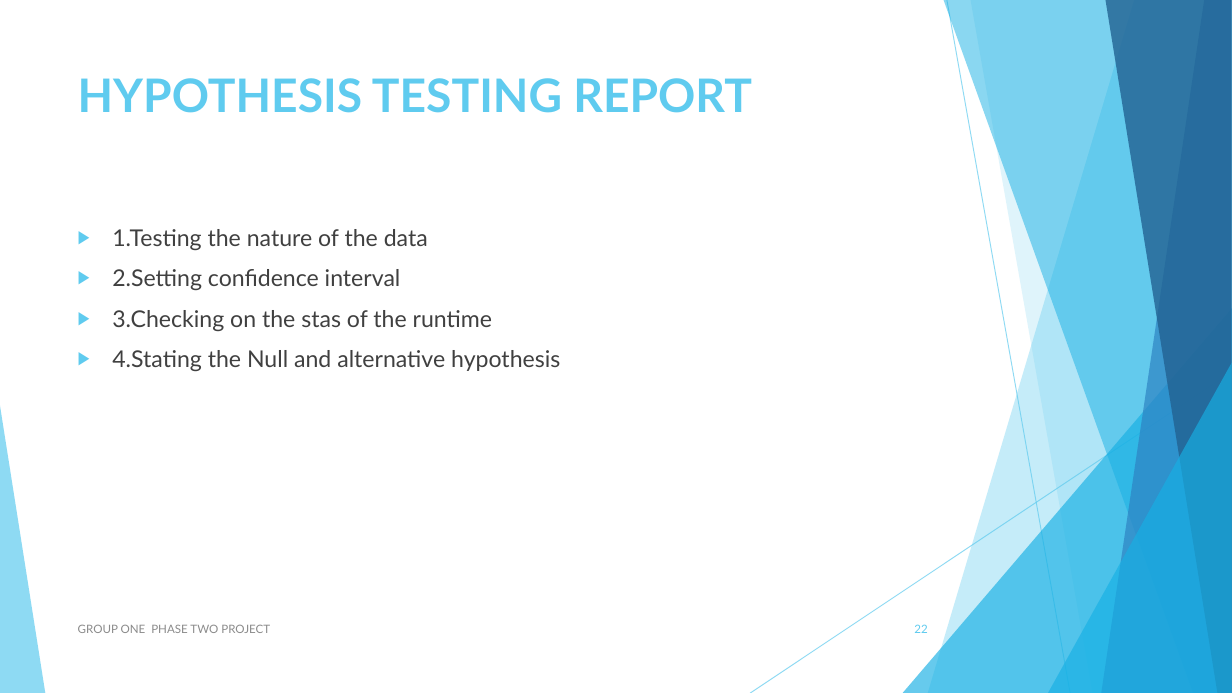
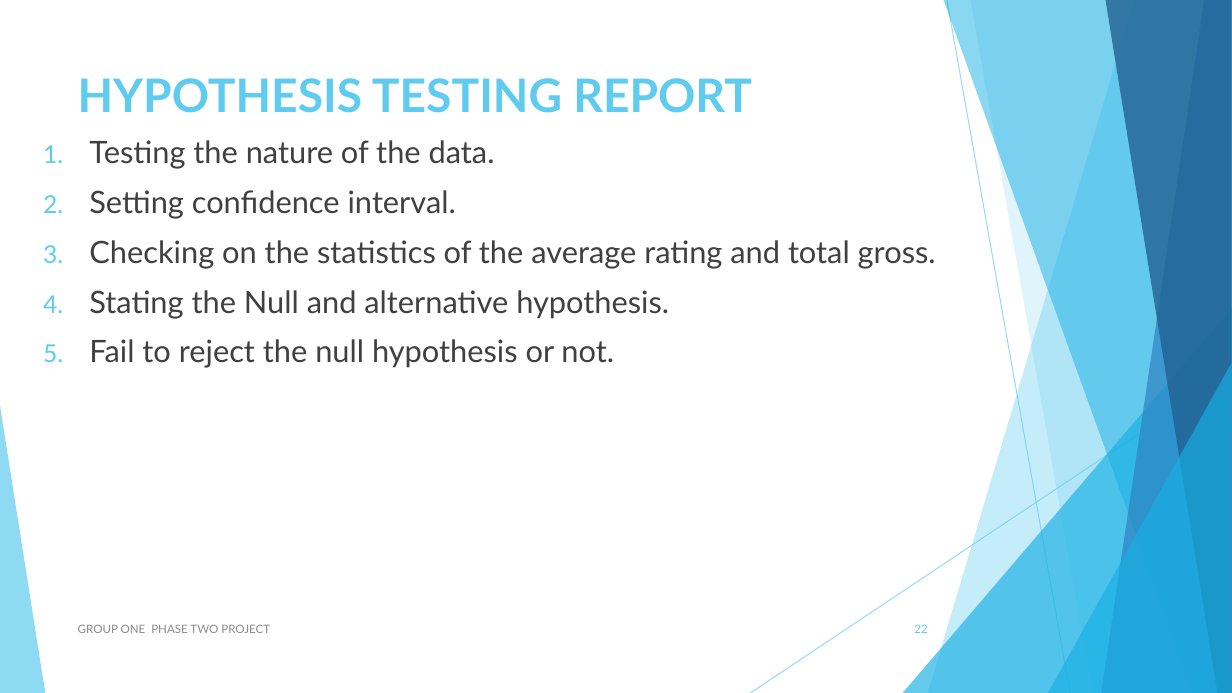
Before and after one commit to Sego-Mich/group_one_phase_two_project, a slide deck: slide 22 of PHASE TWO NON _TECH.pptx. Drawn at 1232x693 pixels with LibreOffice and Linux fonts; fonts in the diff are those of the drawing. Boxes give left, top, right and bottom in pixels: in the first picture for what was removed or moved away, otherwise in the second. Text is boxed around its words. In the diff, an @@ line names an element or a change of style, - is before the commit and + after.

```diff
--- a/PHASE TWO NON _TECH.pptx
+++ b/PHASE TWO NON _TECH.pptx
@@ text at box(89, 140, 936, 368): text changed; size 18 to 24 pt @@
-▶ 1.Testing the nature of the data
-▶ 2.Setting confidence interval
-▶ 3.Checking on the stas of the runtime
-▶ 4.Stating the Null and alternative hypothesis
+1. Testing the nature of the data.
+2. Setting confidence interval.
+3. Checking on the statistics of the average rating and total gross.
+4. Stating the Null and alternative hypothesis.
+5. Fail to reject the null hypothesis or not.
```
Also in this commit, not shown: 22 other slides changed, 7 slides added, 4 slides removed, 1 other file.
